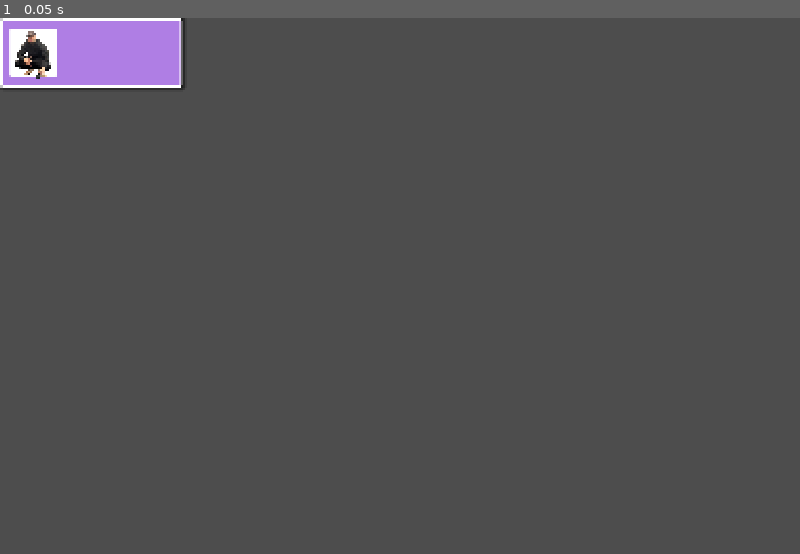
Above: before the commit, frame 1.
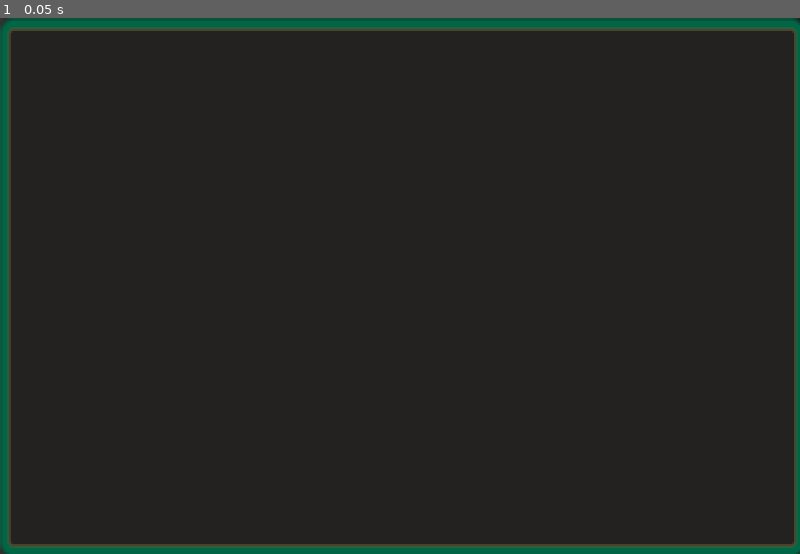
Above: after the commit, the same moment.

Repository: Sirpip91/default_testing_godot
Game: Godot game, scene res://UI/GUI_TEST.tscn
Same seed, same stepped clock (60 frames per second), same inputs: the game is played once before the commit and once after it. This scene is started directly instead of the project's main scene.
Inputs:
- Up to frame 1 (0.05 s): no input

The runs differ from the first frame. In frame 1, 100% of the frame differs, in the area x 0-100%, y 0-100%.

Commit message:
Light/Dark Interaction

Diff:
--- a/Player/player.tscn
+++ b/Player/player.tscn
@@ -49,6 +49,6 @@
 
 [node name="PauseMenu" parent="." instance=ExtResource("2_4ntmi")]
 
-[node name="CenterContainer" type="CenterContainer" parent="."]
+[node name="InteractPrompt" type="CenterContainer" parent="."]
 offset_right = 40.0
 offset_bottom = 40.0
--- a/UI/GUI_TEST.tscn
+++ b/UI/GUI_TEST.tscn
@@ -1,27 +1,18 @@
-[gd_scene load_steps=4 format=3 uid="uid://ugybswsordxc"]
-
-[ext_resource type="Texture2D" uid="uid://b6f6b3y2eoufu" path="res://UI/download.png" id="1_7eds3"]
+[gd_scene load_steps=2 format=3 uid="uid://ugybswsordxc"]
 
 [sub_resource type="StyleBoxFlat" id="StyleBoxFlat_7eds3"]
-bg_color = Color(0.687719, 0.494929, 0.892422, 1)
+bg_color = Color(0.760784, 0.552941, 0.278431, 0.0352941)
 border_width_left = 4
 border_width_top = 4
 border_width_right = 4
 border_width_bottom = 4
-border_color = Color(1, 1, 1, 1)
+border_color = Color(6.73831e-07, 0.406191, 0.273503, 1)
 corner_radius_top_left = 4
 corner_radius_top_right = 4
 corner_radius_bottom_right = 4
 corner_radius_bottom_left = 4
 shadow_size = 8
 shadow_offset = Vector2(3.135, 0)
-
-[sub_resource type="StyleBoxFlat" id="StyleBoxFlat_0ok3e"]
-bg_color = Color(1, 1, 1, 1)
-corner_radius_top_left = 4
-corner_radius_top_right = 4
-corner_radius_bottom_right = 4
-corner_radius_bottom_left = 4
 
 [node name="GuiTest" type="Control"]
 layout_mode = 3
@@ -30,33 +21,6 @@
 [node name="PlayerInfoBox" type="Panel" parent="."]
 layout_mode = 0
 offset_right = 381.0
-offset_bottom = 145.0
+offset_bottom = 200.0
+scale = Vector2(4.43, 5.655)
 theme_override_styles/panel = SubResource("StyleBoxFlat_7eds3")
-
-[node name="AvatarFrame" type="Panel" parent="PlayerInfoBox"]
-layout_mode = 1
-anchors_preset = 4
-anchor_top = 0.5
-anchor_bottom = 0.5
-offset_left = 19.0
-offset_top = -51.5
-offset_right = 120.0
-offset_bottom = 49.5
-grow_vertical = 2
-theme_override_styles/panel = SubResource("StyleBoxFlat_0ok3e")
-
-[node name="Avatar" type="TextureRect" parent="PlayerInfoBox/AvatarFrame"]
-layout_mode = 1
-anchors_preset = 8
-anchor_left = 0.5
-anchor_top = 0.5
-anchor_right = 0.5
-anchor_bottom = 0.5
-offset_left = -71.5
-offset_top = -77.5
-offset_right = 52.5
-offset_bottom = 88.5
-grow_horizontal = 2
-grow_vertical = 2
-texture = ExtResource("1_7eds3")
-expand_mode = 1
